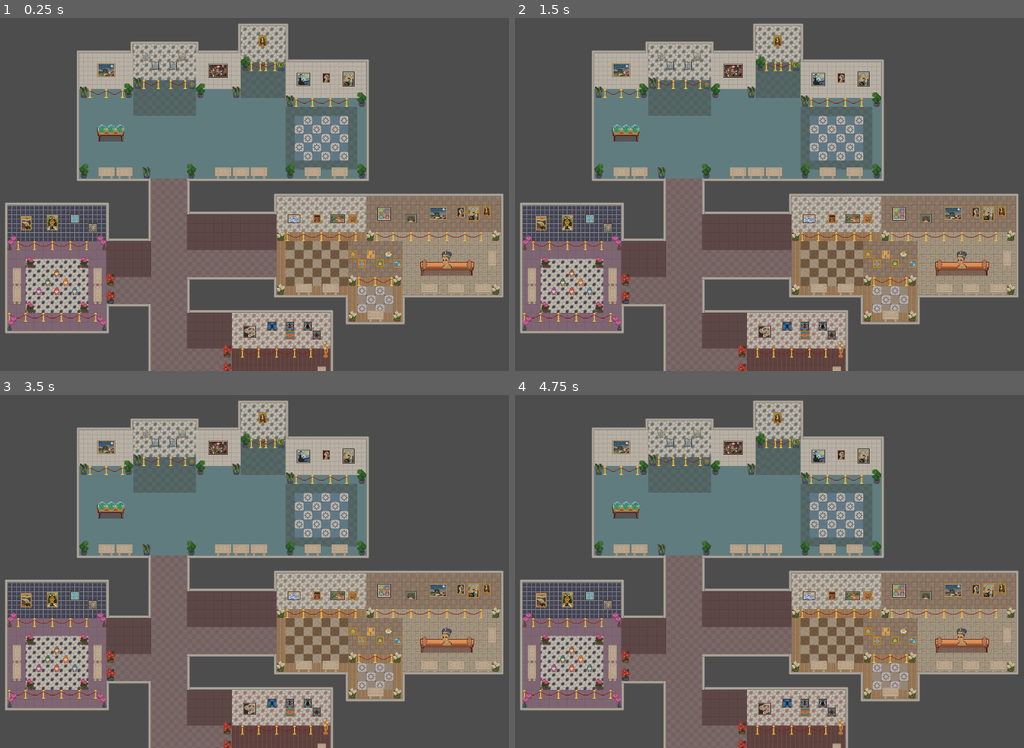
Above: before the commit, frames 1-4 (two rows, left to right).
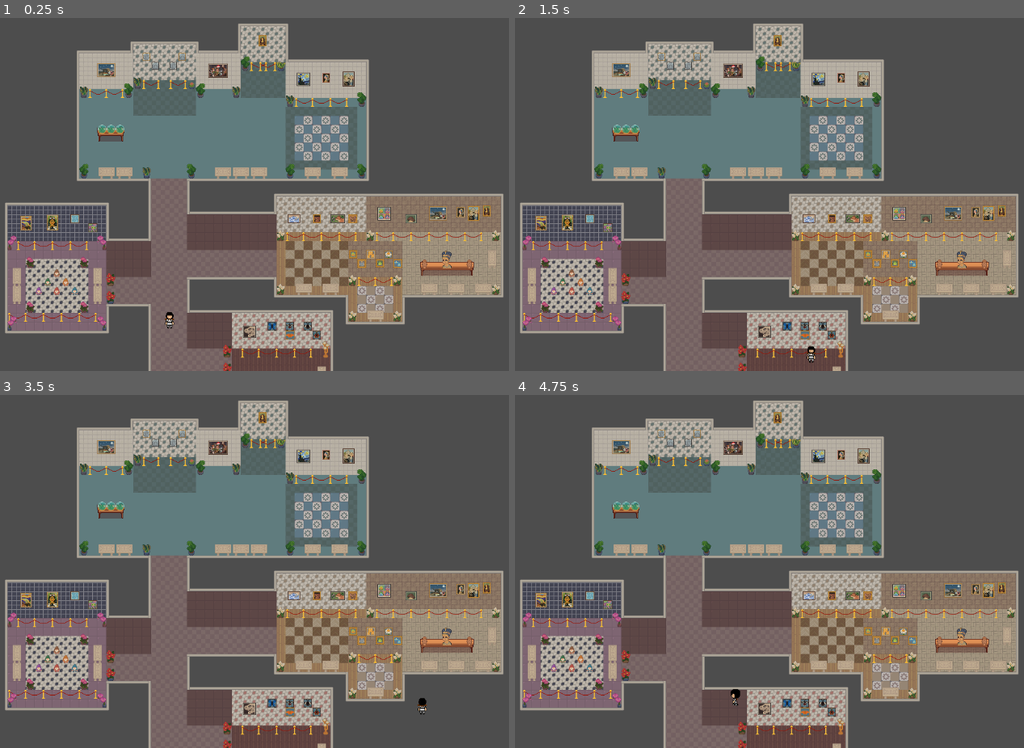
Above: after the commit, the same moments.

Repository: toonwuka04/BurglaryProto4
Game: Godot game, scene res://InnerMusuem.tscn
Two runs of this game, one before a commit and one after it. Both use one fixed random seed, a clock stepped at 60 frames per second and the inputs below. Before the commit the project has no main scene; this scene is started directly in both runs.
Inputs:
- Up to frame 1 (0.25 s): no input
- Up to frame 2 (1.5 s): tap Enter at 0.5 s; hold Right (ui_right) 0.53-1.28 s; tap Space at 1.25 s; hold Down (ui_down) from 1.28 s (still down)
- Up to frame 3 (3.5 s): tap Enter at 2 s; release Down (ui_down) at 2.03 s; hold Right (ui_right) 2.03-2.78 s; tap Space at 2.75 s; hold Up (ui_up) from 2.78 s (still down)
- Up to frame 4 (4.75 s): tap Enter at 3.5 s; release Up (ui_up) at 3.53 s; hold Left (ui_left) from 3.53 s (still down)

The runs differ from the first frame. In frame 1, less than 0.1% of the frame differs, in the area x 32-35%, y 83-89%; in frame 2, less than 0.1%; in frame 3, less than 0.1%; in frame 4, less than 0.1%.

Commit message:
Added basic player movement animations

Diff:
--- a/InnerMusuem.tscn
+++ b/InnerMusuem.tscn
@@ -1,6 +1,7 @@
-[gd_scene load_steps=2 format=4 uid="uid://cm4vlogtnofo6"]
+[gd_scene load_steps=3 format=4 uid="uid://cm4vlogtnofo6"]
 
 [ext_resource type="TileSet" uid="uid://ce5crmqdfxf8m" path="res://tileset.tres" id="1_42ak6"]
+[ext_resource type="PackedScene" uid="uid://b77b4ni6uh8vp" path="res://Thief.tscn" id="2_b08ww"]
 
 [node name="Node2D" type="Node2D"]
 
@@ -24,3 +25,7 @@
 z_index = 10
 tile_map_data = PackedByteArray("AAAPABEAAwAAAAcAAAAPABIAAwAAAAgAAAAQABEAAwABAAcAAAAQABIAAwABAAgAAAARABEAAwAAAAcAAAARAB …(1648 unchanged characters)…
 tile_set = ExtResource("1_42ak6")
+
+[node name="Thief" parent="." instance=ExtResource("2_b08ww")]
+texture_filter = 1
+position = Vector2(369, 558)
--- /dev/null
+++ b/Thief.tscn
@@ -0,0 +1,139 @@
+[gd_scene load_steps=18 format=3 uid="uid://b77b4ni6uh8vp"]
+
+[ext_resource type="Script" uid="uid://b5v0wd5mce6di" path="res://thief.gd" id="1_6rq1s"]
+[ext_resource type="Texture2D" uid="uid://xr43npldwuqj" path="res://thief.png" id="2_yfxls"]
+
+[sub_resource type="AtlasTexture" id="AtlasTexture_lcg6i"]
+atlas = ExtResource("2_yfxls")
+region = Rect2(283, 35, 20, 32)
+
+[sub_resource type="AtlasTexture" id="AtlasTexture_vgitv"]
+atlas = ExtResource("2_yfxls")
+region = Rect2(303, 35, 20, 32)
+
+[sub_resource type="AtlasTexture" id="AtlasTexture_o8who"]
+atlas = ExtResource("2_yfxls")
+region = Rect2(263, 35, 20, 32)
+
+[sub_resource type="AtlasTexture" id="AtlasTexture_d2u7w"]
+atlas = ExtResource("2_yfxls")
+region = Rect2(224, 36, 20, 32)
+
+[sub_resource type="AtlasTexture" id="AtlasTexture_72y43"]
+atlas = ExtResource("2_yfxls")
+region = Rect2(194, 36, 20, 32)
+
+[sub_resource type="AtlasTexture" id="AtlasTexture_2nlgd"]
+atlas = ExtResource("2_yfxls")
+region = Rect2(164, 36, 20, 32)
+
+[sub_resource type="AtlasTexture" id="AtlasTexture_gutge"]
+atlas = ExtResource("2_yfxls")
+region = Rect2(284, 36, 20, 32)
+
+[sub_resource type="AtlasTexture" id="AtlasTexture_0m35k"]
+atlas = ExtResource("2_yfxls")
+region = Rect2(164, 2, 20, 32)
+
+[sub_resource type="AtlasTexture" id="AtlasTexture_je8ch"]
+atlas = ExtResource("2_yfxls")
+region = Rect2(194, 2, 20, 32)
+
+[sub_resource type="AtlasTexture" id="AtlasTexture_1suqj"]
+atlas = ExtResource("2_yfxls")
+region = Rect2(224, 2, 20, 32)
+
+[sub_resource type="AtlasTexture" id="AtlasTexture_urkiy"]
+atlas = ExtResource("2_yfxls")
+region = Rect2(284, 71, 20, 32)
+
+[sub_resource type="AtlasTexture" id="AtlasTexture_2332m"]
+atlas = ExtResource("2_yfxls")
+region = Rect2(264, 71, 20, 32)
+
+[sub_resource type="AtlasTexture" id="AtlasTexture_p137l"]
+atlas = ExtResource("2_yfxls")
+region = Rect2(304, 71, 20, 32)
+
+[sub_resource type="SpriteFrames" id="SpriteFrames_11vpd"]
+animations = [{
+"frames": [{
+"duration": 1.0,
+"texture": SubResource("AtlasTexture_lcg6i")
+}, {
+"duration": 1.0,
+"texture": SubResource("AtlasTexture_vgitv")
+}, {
+"duration": 1.0,
+"texture": SubResource("AtlasTexture_o8who")
+}],
+"loop": true,
+"name": &"down",
+"speed": 5.0
+}, {
+"frames": [{
+"duration": 1.0,
+"texture": SubResource("AtlasTexture_d2u7w")
+}, {
+"duration": 1.0,
+"texture": SubResource("AtlasTexture_72y43")
+}, {
+"duration": 1.0,
+"texture": SubResource("AtlasTexture_2nlgd")
+}],
+"loop": true,
+"name": &"left",
+"speed": 5.0
+}, {
+"frames": [{
+"duration": 1.0,
+"texture": SubResource("AtlasTexture_gutge")
+}],
+"loop": true,
+"name": &"neutral",
+"speed": 5.0
+}, {
+"frames": [{
+"duration": 1.0,
+"texture": SubResource("AtlasTexture_0m35k")
+}, {
+"duration": 1.0,
+"texture": SubResource("AtlasTexture_je8ch")
+}, {
+"duration": 1.0,
+"texture": SubResource("AtlasTexture_1suqj")
+}],
+"loop": true,
+"name": &"right",
+"speed": 5.0
+}, {
+"frames": [{
+"duration": 1.0,
+"texture": SubResource("AtlasTexture_urkiy")
+}, {
+"duration": 1.0,
+"texture": SubResource("AtlasTexture_2332m")
+}, {
+"duration": 1.0,
+"texture": SubResource("AtlasTexture_p137l")
+}],
+"loop": true,
+"name": &"up",
+"speed": 5.0
+}]
+
+[sub_resource type="CapsuleShape2D" id="CapsuleShape2D_fnipa"]
+radius = 9.0
+
+[node name="Thief" type="CharacterBody2D"]
+script = ExtResource("1_6rq1s")
+
+[node name="Sprite2D" type="AnimatedSprite2D" parent="."]
+texture_filter = 1
+sprite_frames = SubResource("SpriteFrames_11vpd")
+animation = &"left"
+autoplay = "neutral"
+
+[node name="CollisionShape2D" type="CollisionShape2D" parent="."]
+position = Vector2(1, 0)
+shape = SubResource("CapsuleShape2D_fnipa")
--- a/project.godot
+++ b/project.godot
@@ -11,7 +11,8 @@
 [application]
 
 config/name="Burglary"
-config/features=PackedStringArray("4.3", "Mobile")
+run/main_scene="uid://cm4vlogtnofo6"
+config/features=PackedStringArray("4.4", "Mobile")
 config/icon="res://icon.svg"
 
 [rendering]
--- /dev/null
+++ b/thief.gd
@@ -0,0 +1,25 @@
+extends CharacterBody2D
+
+const SPEED = 300.0
+@onready var sprite_2d = $Sprite2D
+
+func _physics_process(_delta):
+	var direction = Input.get_vector("ui_left", "ui_right", "ui_up", "ui_down")
+	velocity = direction * SPEED
+	move_and_slide()
+	update_animation(direction)
+
+func update_animation(direction: Vector2):
+	if direction == Vector2.ZERO:
+		sprite_2d.animation = "neutral"
+		sprite_2d.flip_h = false
+		return
+
+	if abs(direction.x) > abs(direction.y):
+		sprite_2d.animation = "right"
+		sprite_2d.flip_h = direction.x < 0  # Flip for left
+	else:
+		sprite_2d.animation = "down" if direction.y > 0 else "up"
+		sprite_2d.flip_h = false
+
+	sprite_2d.play()
Not shown, added: thief.gd.uid
Binary file added: thief.png
Not shown, added: thief.png.import
